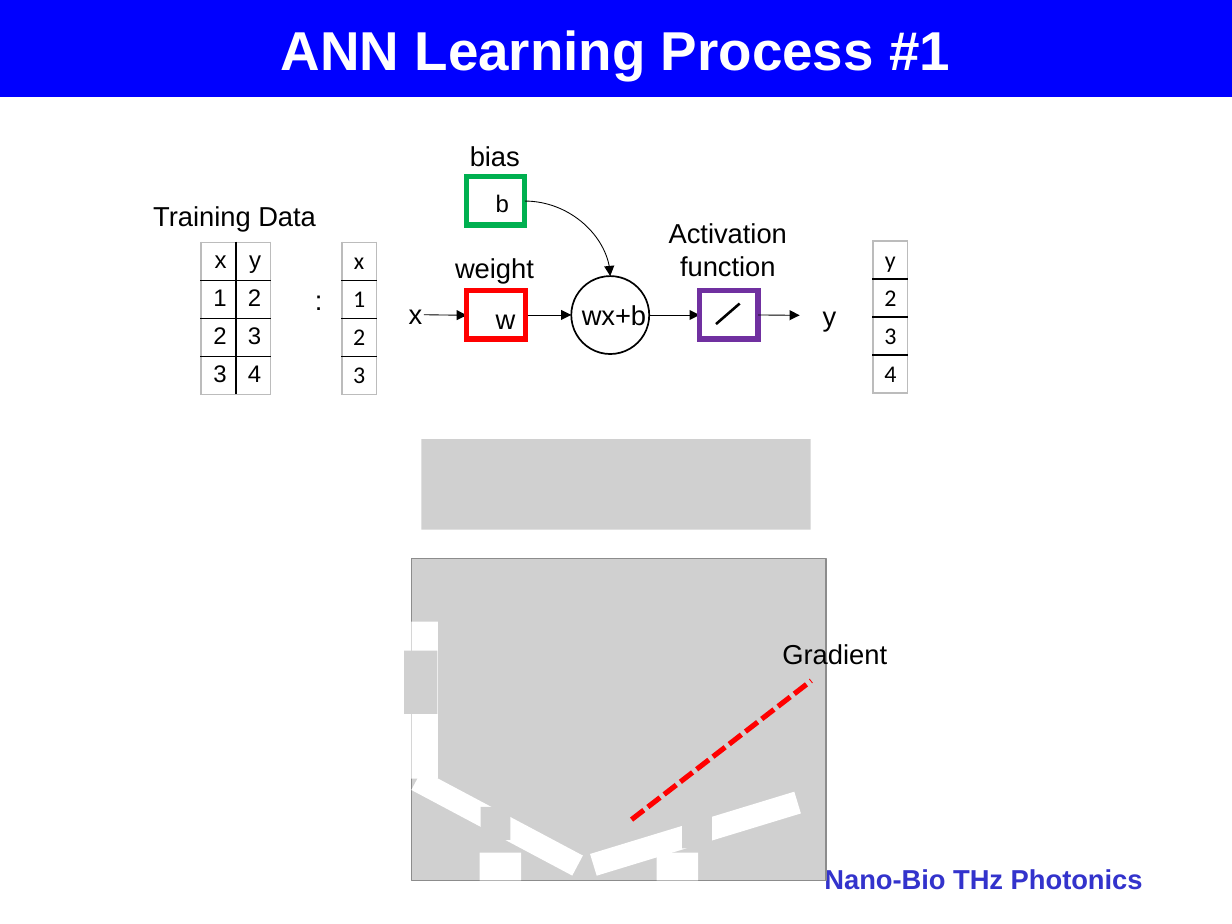
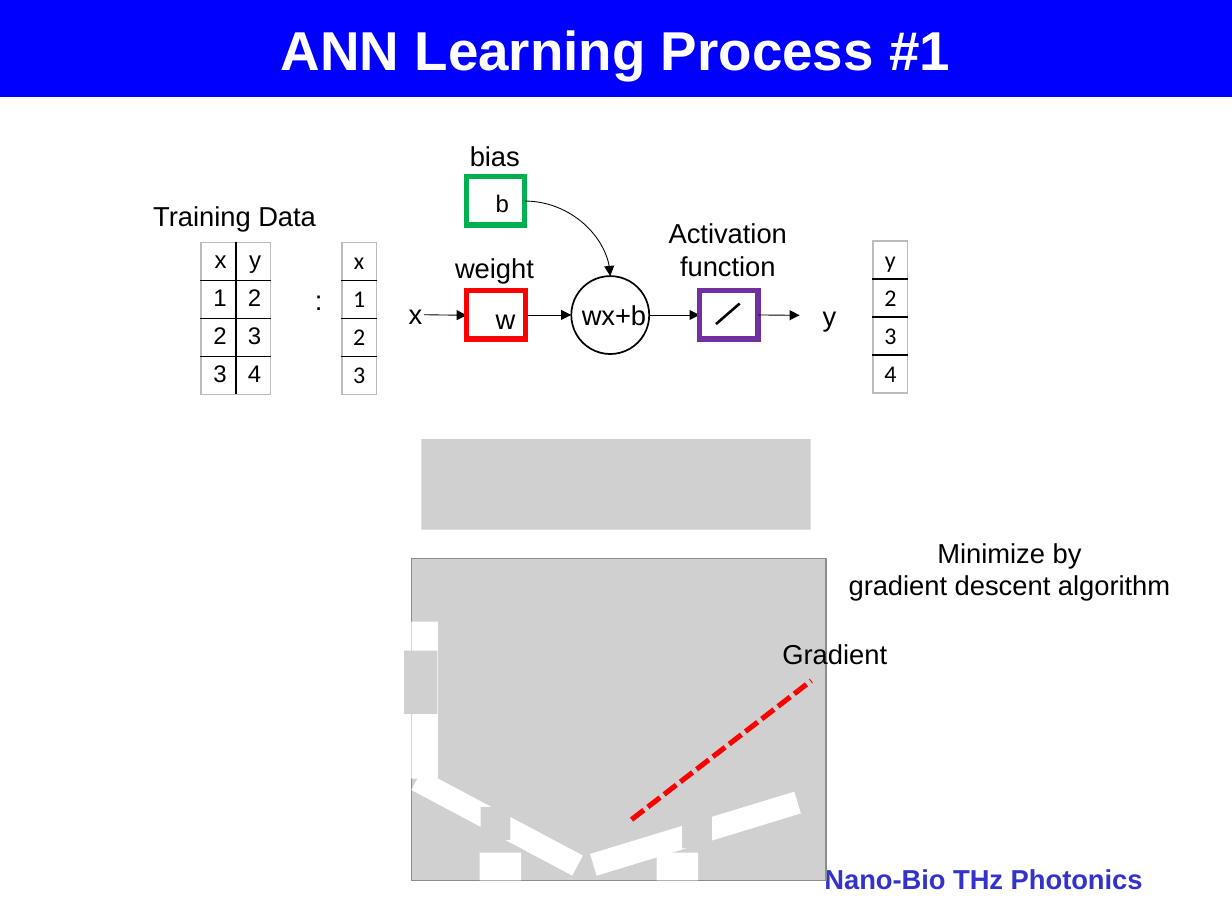
Before and after one commit to jglee96/NBTP_Lab, a slide deck: slide 20 of 개인/석사학위논문/Thesis_Presentation.pptx (slide 23 before the commit). Drawn at 1232x924 pixels with LibreOffice and Linux fonts; fonts in the diff are those of the drawing; grey boxes stand for pictures; background and template pictures are left out. Boxes give left, top, right and bottom in pixels: in the first picture for what was removed or moved away, otherwise in the second. Text is boxed around its words. In the diff, an @@ line names an element or a change of style, - is before the commit and + after.

```diff
--- a/개인/석사학위논문/Thesis_Presentation.pptx
+++ b/개인/석사학위논문/Thesis_Presentation.pptx
@@ text added at bbox=[849, 543, 1170, 601], 16 pt, text #000000 @@
+Minimize by
+gradient descent algorithm
```
Also in this commit, not shown: 7 other slides changed, 1 slide added, 1 slide removed, 1 other file.
